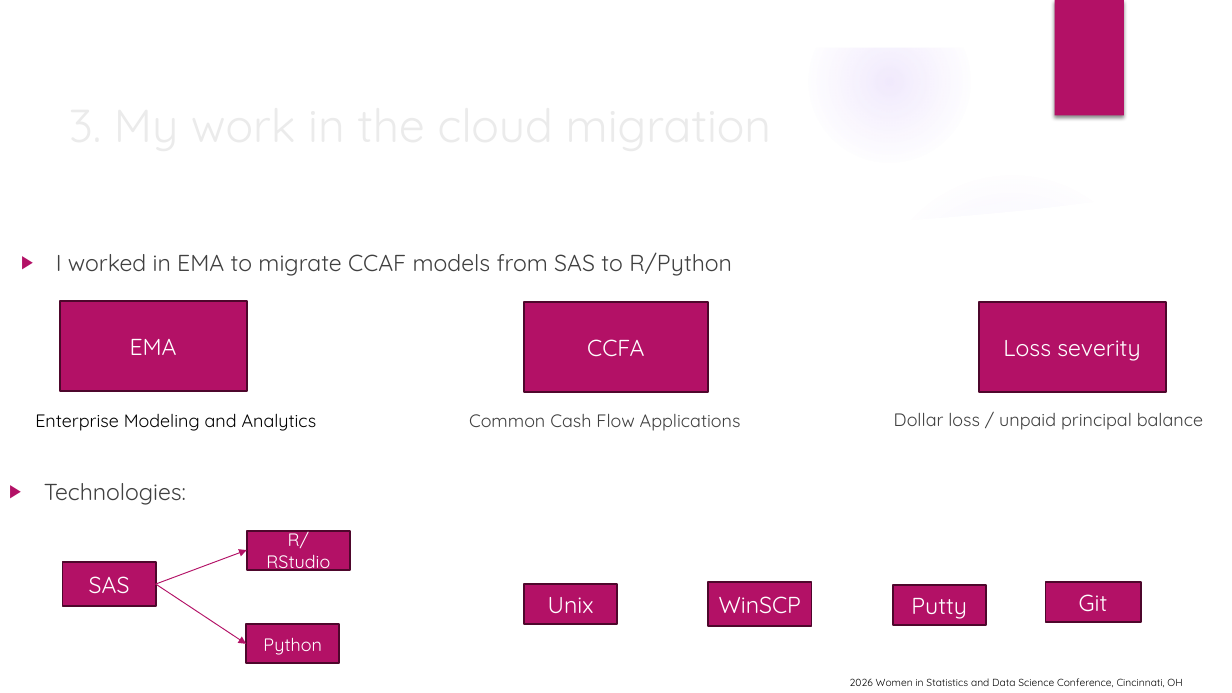
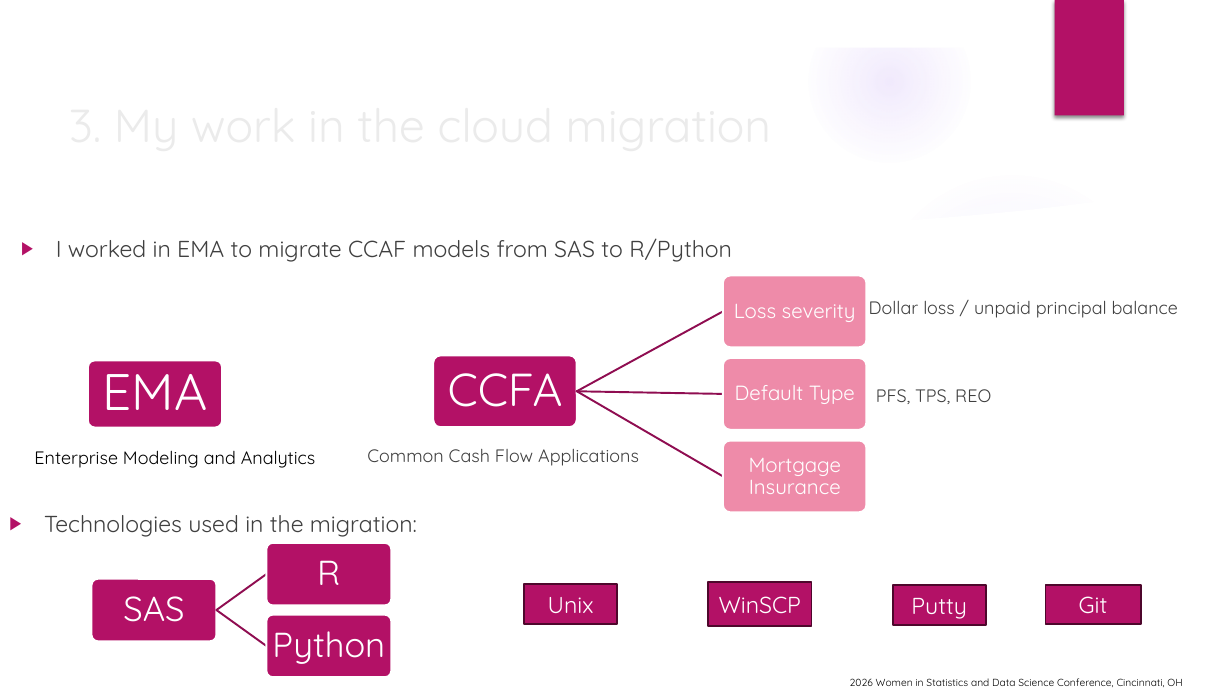
Before and after one commit to wx2123/WSDS-2026-OH, a slide deck: slide 6 of From On-Premises to Cloud.pptx. Drawn at 1232x693 pixels with LibreOffice and Linux fonts; fonts in the diff are those of the drawing; background and template pictures are left out. Boxes give left, top, right and bottom in pixels: in the first picture for what was removed or moved away, otherwise in the second. Text is boxed around its words. In the diff, an @@ line names an element or a change of style, - is before the commit and + after.

```diff
--- a/From On-Premises to Cloud.pptx
+++ b/From On-Premises to Cloud.pptx
@@ text "I worked in EMA to ...": place and size @@
-text "I worked in EMA to ..." at box(56, 252, 732, 276)
+text "I worked in EMA to ..." at box(56, 238, 732, 262)
@@ text "Loss severity": place and size @@
-text "Loss severity" at box(979, 302, 1165, 392)
+text "Loss severity" at box(734, 304, 856, 322)
@@ text "Loss severity" at box(734, 304, 856, 322): size 18 to 16 pt; line spacing 1 to 0.9; more space between paragraphs; fill #B31166 to none; outline #4E072D 1.5 pt to none @@
@@ text "Dollar loss / unpaid principal ...": place and size @@
-text "Dollar loss / unpaid principal ..." at box(894, 413, 1203, 430)
+text "Dollar loss / unpaid principal ..." at box(869, 301, 1178, 318)
@@ text "EMA": place and size @@
-text "EMA" at box(60, 301, 247, 392)
+text "EMA" at box(103, 357, 208, 410)
@@ text "EMA" at box(103, 357, 208, 410): size 18 to 40 pt; line spacing 1 to 0.9; more space between paragraphs; fill #B31166 to none; outline #4E072D 1.5 pt to none @@
@@ text "CCFA": place and size @@
-text "CCFA" at box(524, 302, 708, 393)
+text "CCFA" at box(448, 373, 563, 407)
@@ text "CCFA" at box(448, 373, 563, 407): size 18 to 36 pt; line spacing 1 to 0.9; more space between paragraphs; fill #B31166 to none; outline #4E072D 1.5 pt to none @@
@@ rounded rectangle added at box(88, 360, 222, 428), fill #B31166, outline #FFFFFF 1.5 pt @@
@@ text added at box(876, 389, 991, 404), 14 pt, text #404040 @@
+PFS, TPS, REO
@@ text "Enterprise Modeling and Analytics": place and size @@
-text "Enterprise Modeling and Analytics" at box(35, 413, 317, 431)
+text "Enterprise Modeling and Analytics" at box(34, 450, 316, 468)
@@ text "Common Cash Flow Applications": place and size @@
-text "Common Cash Flow Applications" at box(469, 414, 741, 431)
+text "Common Cash Flow Applications" at box(367, 449, 639, 466)
@@ group added at box(433, 275, 866, 513): 4 rounded rectangles, 3 freeform shapes, 2 texts @@
+Default Type
+Mortgage Insurance
@@ text at box(44, 515, 417, 537): text changed @@
-▶ Technologies:
+▶ Technologies used in the migration:
@@ arrow removed from (156, 584) to (247, 550) @@
@@ text "R": place and size @@
-text "R" at box(247, 531, 350, 569)
+text "R" at box(317, 560, 340, 585)
@@ text "R" at box(317, 560, 340, 585): fill #B31166 to none; outline #4E072D 1.5 pt to none @@
@@ text at box(317, 560, 340, 585): text changed; size 14 to 27 pt @@
-R/RStudio
+R
@@ text "SAS": place and size @@
-text "SAS" at box(63, 562, 156, 606)
+text "SAS" at box(123, 596, 184, 622)
@@ text "SAS" at box(123, 596, 184, 622): size 18 to 27 pt; line spacing 1 to 0.9; more space between paragraphs; fill #B31166 to none; outline #4E072D 1.5 pt to none @@
@@ arrow removed from (156, 584) to (246, 644) @@
@@ group added at box(91, 543, 391, 677): 3 rounded rectangles, 2 freeform shapes @@
@@ text "Python": place and size @@
-text "Python" at box(246, 625, 339, 664)
+text "Python" at box(272, 631, 385, 664)
@@ text "Python" at box(272, 631, 385, 664): size 14 to 27 pt; line spacing 1 to 0.9; more space between paragraphs; fill #B31166 to none; outline #4E072D 1.5 pt to none @@
```
Also in this commit, not shown: 2 other slides changed, 1 other file.
